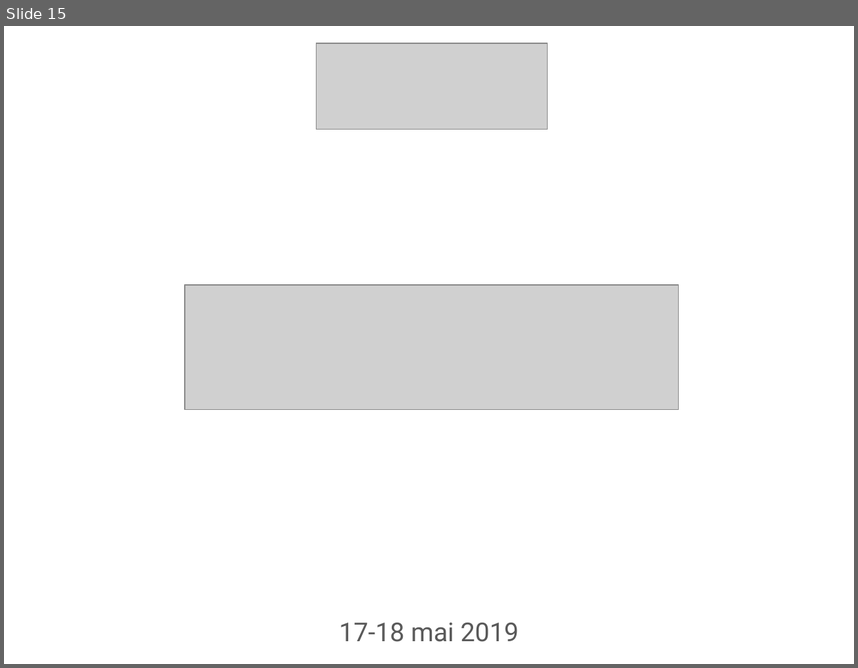
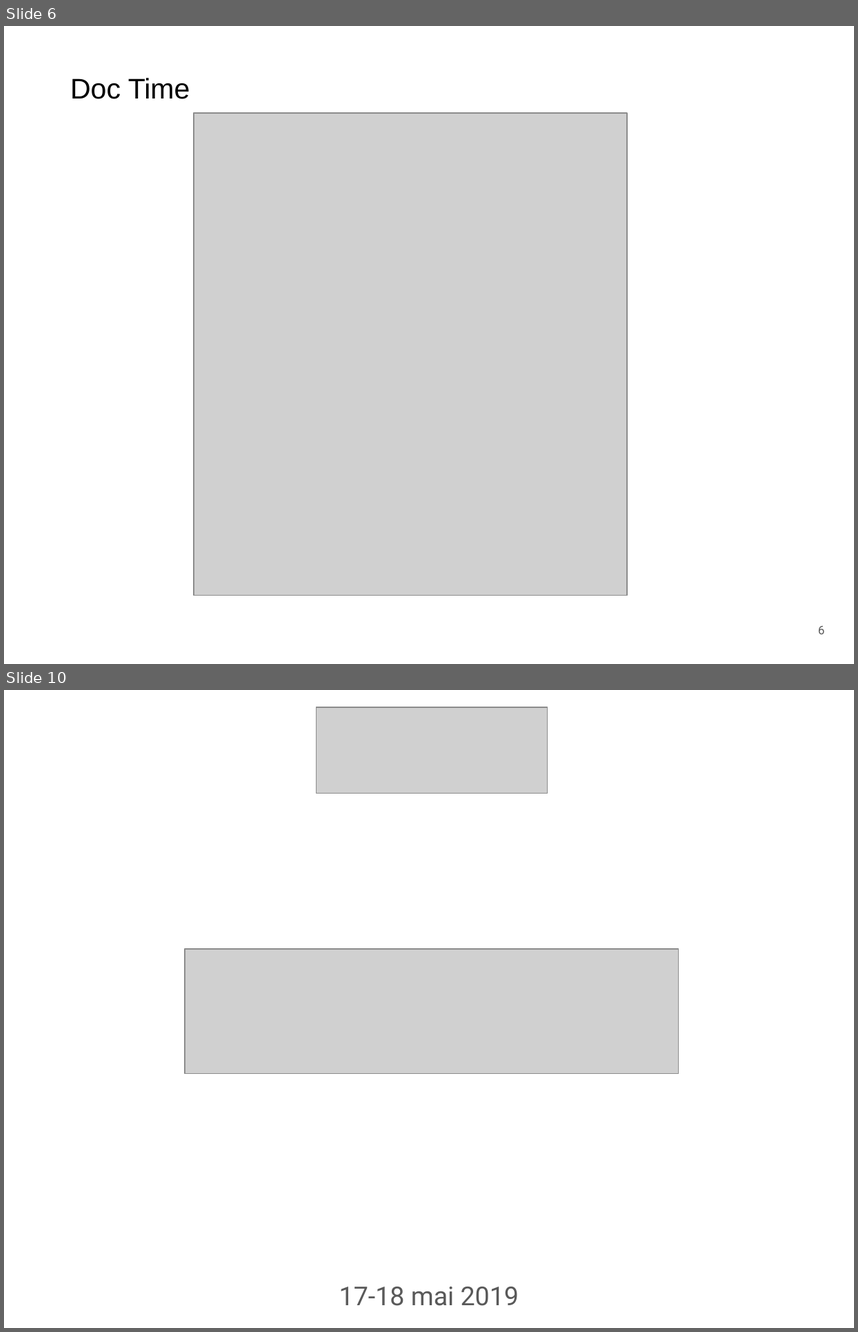
Before and after one commit to giodemaio/hackathonGM, a slide deck: GM IT Hackathon PITCH Doc Time.pptx. Shown one above the other, each under a label of ours: slide 15 before the commit, slides 6 and 10 after it; the slides between them are not shown. The pictures are 858x668 and 858x1332 pixels, drawn with LibreOffice and Linux fonts; fonts in the diff are those of the drawing; grey boxes stand for pictures; background and template pictures are left out. Boxes give left, top, right and bottom in pixels: in the first picture for what was removed or moved away, otherwise in the second. Text is boxed around its words. In the diff, an @@ line names an element or a change of style, - is before the commit and + after.

```diff
--- a/GM IT Hackathon PITCH Doc Time.pptx
+++ b/GM IT Hackathon PITCH Doc Time.pptx
@@ slide 6 added at (x1=4, y1=26, x2=854, y2=664), background picture (left out) @@
@@ text added at (x1=70, y1=78, x2=190, y2=99), 24 pt, text #000000 @@
+Doc Time
@@ picture added at (x1=194, y1=113, x2=627, y2=595) @@
@@ page number added at (x1=818, y1=626, x2=825, y2=634), 10 pt, text #595959 @@
+6
@@ what was slide 15 is now slide 10 @@
```
Also in this commit, not shown: 7 other slides added, 14 slides removed.
